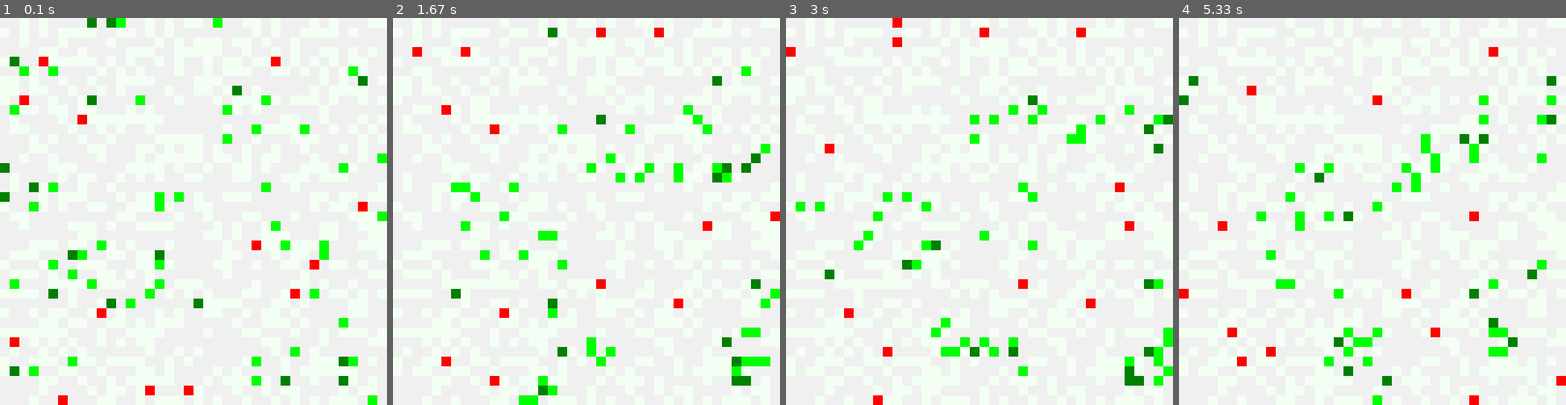
Above: before the commit, frames 1-4 (left to right).
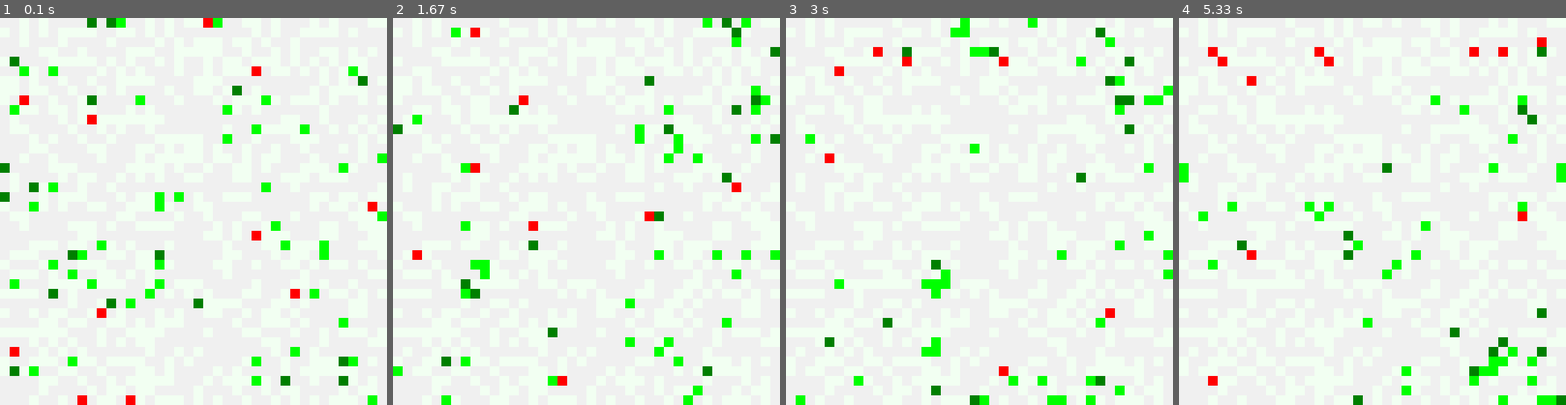
Above: after the commit, the same moments.

Repository: snisarg/263C
Game: pygame game, started from game.py
The game is run twice, just before and just after one commit, with the same random seed, the same clock (stepped at 60 frames per second) and the same inputs. The source is Python 2; it was converted automatically to run under Python 3.
Inputs:
- Up to frame 1 (0.1 s): no input
- Up to frame 2 (1.67 s): no input
- Up to frame 3 (3 s): no input
- Up to frame 4 (5.33 s): no input

The runs differ from the first frame. In frame 1, 1.1% of the frame differs, in the area x 2-98%, y 0-100%; in frame 2, 8.4%, in the area x 0-100%, y 0-100%; in frame 3, 8.3%; in frame 4, 8.1%.

Commit message:
Predator blind closest chase.

Diff:
--- a/animat.py
+++ b/animat.py
@@ -310,18 +310,23 @@
         self.killed = False
         self.length = 0
 
+    def __closest_animat(self):
+        closest_animats = grid.singleton_world.around_point(self.position, config.predator_range())
+        for level in closest_animats:
+            for block in level:
+                for anim in block:
+                    if isinstance(anim, EPrey) or isinstance(anim, HPrey):
+                        return anim.position
+        return None
+
     def move(self, game_clock):
         if game_clock % config.easy_prey_range() + 1 == 0:
             return
-        coord = None
-        # closest_animats = grid.singleton_world.around_point(self.position, config.predator_range())
-        # for level in closest_animats:
-        #     for block in level:
-        #         for anim in block:
-        #             if isinstance(anim, EPrey) or isinstance(anim, HPrey):
-        #                 coord = normalise_distance(anim.position, config.predator_range())
-        #                 break
-        if not coord:
+        coord = self.__closest_animat()
+        if coord is not None:
+            coord = normalise_distance(
+                distance_diff(self.position, coord, config.predator_range()), config.predator_range())
+        else:
             coord = random_walk()
             while grid.singleton_grid.is_obstacle(coord):
                 coord = random_walk()
